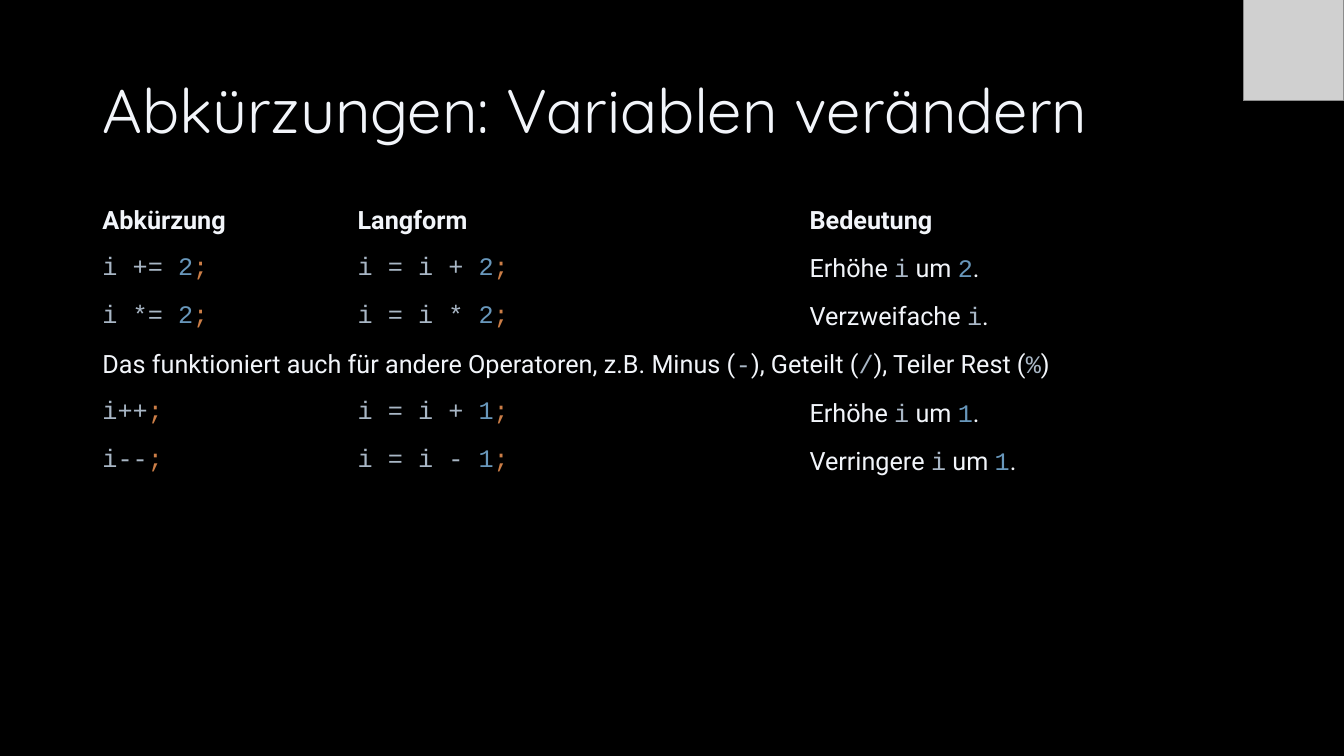
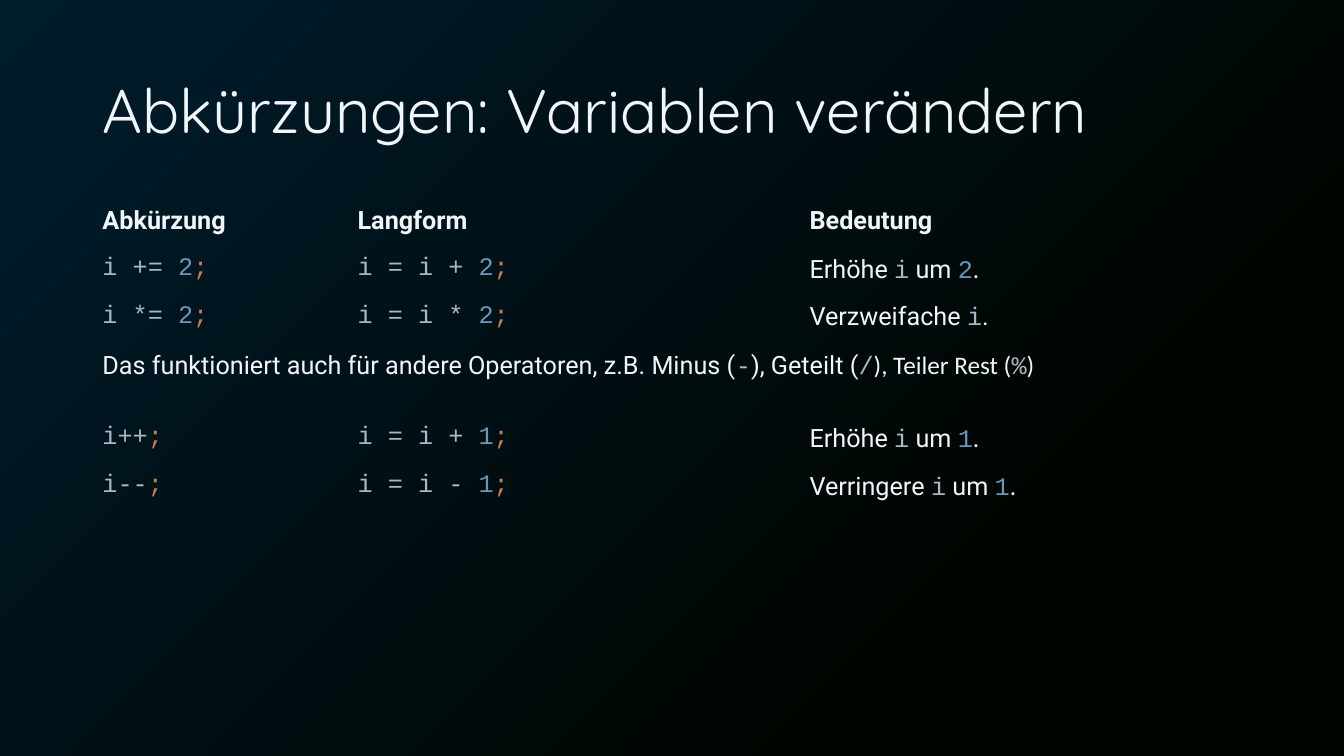
Before and after one commit to Cactusroot/Java, a slide deck: slide 11 of src/Java.pptx. Drawn at 1344x756 pixels with LibreOffice and Linux fonts; fonts in the diff are those of the drawing; grey boxes stand for pictures. Boxes give left, top, right and bottom in pixels: in the first picture for what was removed or moved away, otherwise in the second. Text is boxed around its words. In the diff, an @@ line names an element or a change of style, - is before the commit and + after.

```diff
--- a/src/Java.pptx
+++ b/src/Java.pptx
@@ background #000000 to gradient #001D2E to #000500 @@
@@ picture removed at (1243,0,1344,101) @@
@@ table at (93,202,1251,513) @@
@@ font Roboto to Calibri in "2.", "(/), Teiler Rest (%)", "1.", "1." @@
```
Also in this commit, not shown: 108 other slides changed, 4 slides added, 1 slide removed, 1 other file.
